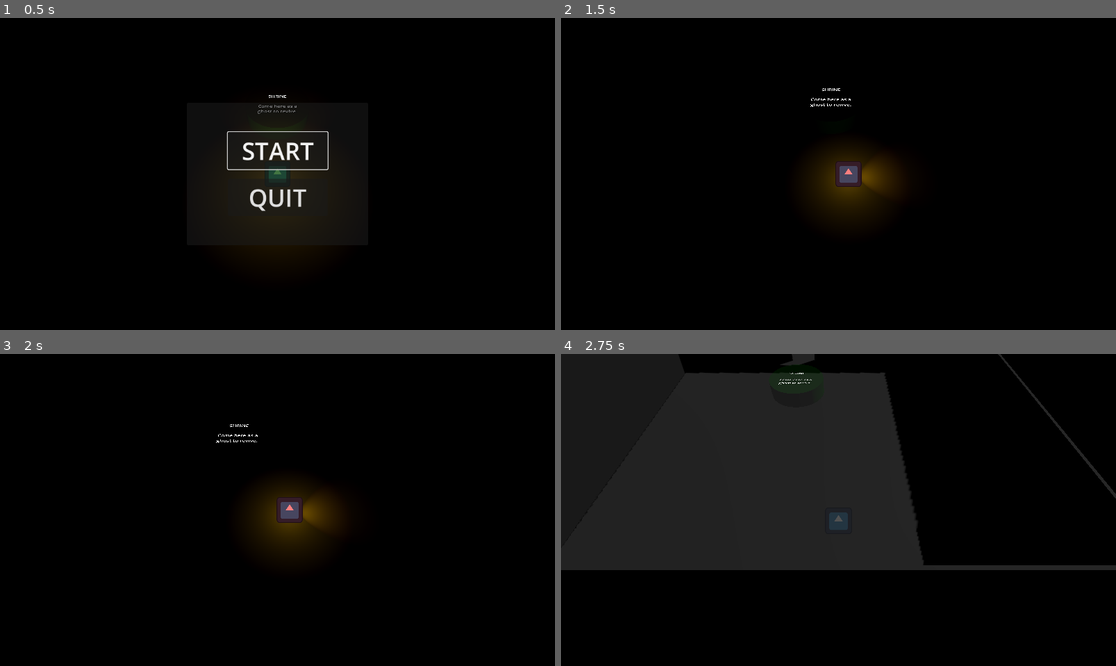
Above: before the commit, frames 1-4 (two rows, left to right).
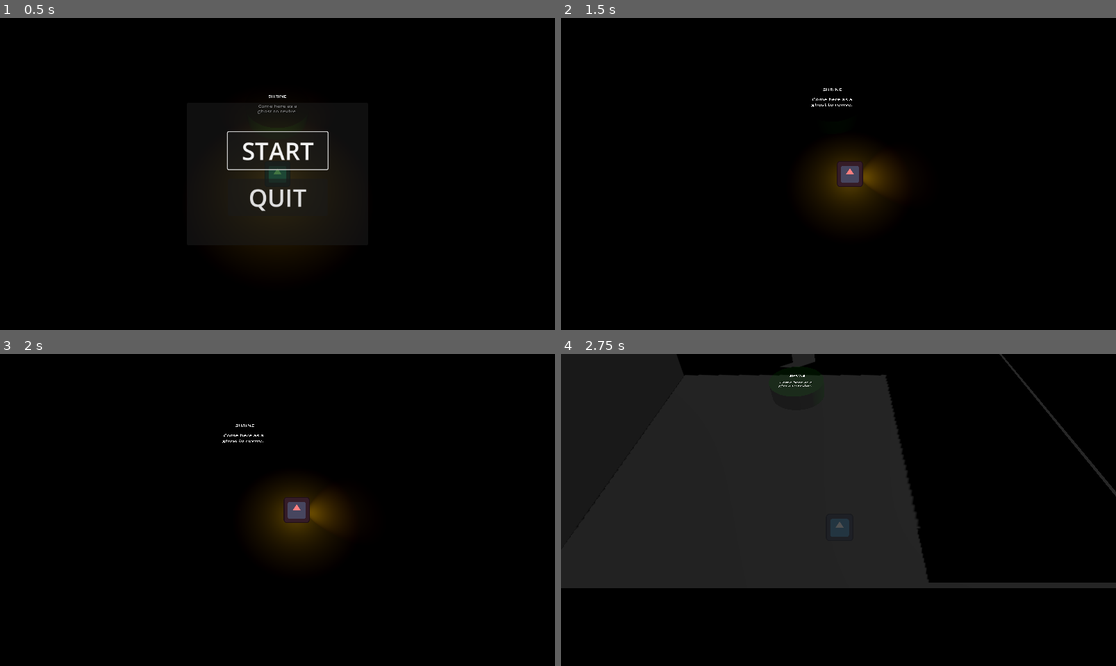
Above: after the commit, the same moments.

Repository: Rusty-Rat-Studios/dead-living-and-dying
Game: Godot game, scene res://game.tscn
Same seed, same stepped clock (60 frames per second), same inputs: the game is played once before the commit and once after it. The engine's default icon, where the game draws it, is replaced by a stand-in: a white triangle on a blue panel in a dark square.
Inputs (mouse positions are in pixels of both pictures, inside the frame that each line leads up to):
- Up to frame 1 (0.5 s): no input
- Up to frame 2 (1.5 s): click "START" at 0.5 s; tap Enter at 1.25 s; move the mouse to (960, 158) at 1.27 s; hold Right (ui_right) from 1.28 s (still down); tap Tab at 1.35 s
- Up to frame 3 (2 s): keep holding Right (ui_right)
- Up to frame 4 (2.75 s): move the mouse to (727, 525) at 2.02 s; release Right (ui_right) at 2.03 s; hold Down (ui_down) from 2.03 s (still down); tap Tab at 2.1 s

Frame 1 is identical in both runs. In frame 2, 0.2% of the frame differs, in the area x 44-55%, y 22-55%; in frame 3, 0.4%; in frame 4, 5.8%, in the area x 0-100%, y 0-76%.

Commit message:
Update lag strength and distance values

Diff:
--- a/player/camera.gd
+++ b/player/camera.gd
@@ -12,9 +12,9 @@
 
 
 # speed camera follows the player at
-const LAG_STRENGTH: float = 8.0
+const LAG_STRENGTH: float = 4
 # max distance camera can lag behind
-const MAX_LAG_DISTANCE: float = 0.6
+const MAX_LAG_DISTANCE: float = 1
 
 @onready var player: CharacterBody3D = PlayerHandler.get_player()
 # rotation value of the parent RotationOffset (Marker3D) node
